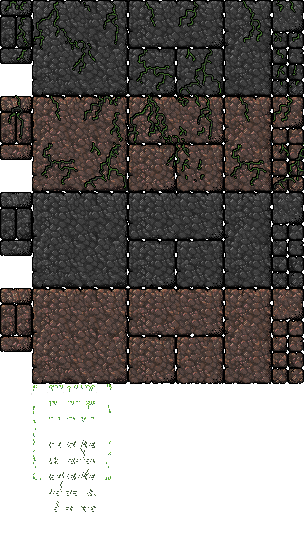
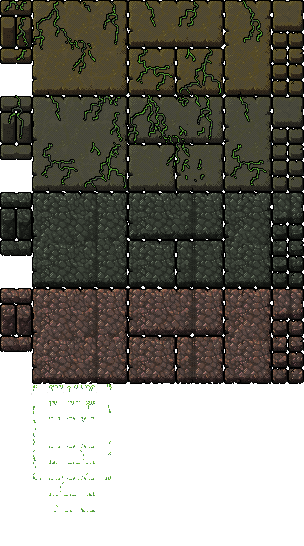
Comparing the layer stacks of the two 304×546 images. Changes:
moved "Pasted Layer" above "Pasted Layer #1", painted on it over left=0, top=0, right=304, bottom=512
renamed "Layer" to "Pasted Layer #1", painted on it over left=0, top=0, right=304, bottom=512
